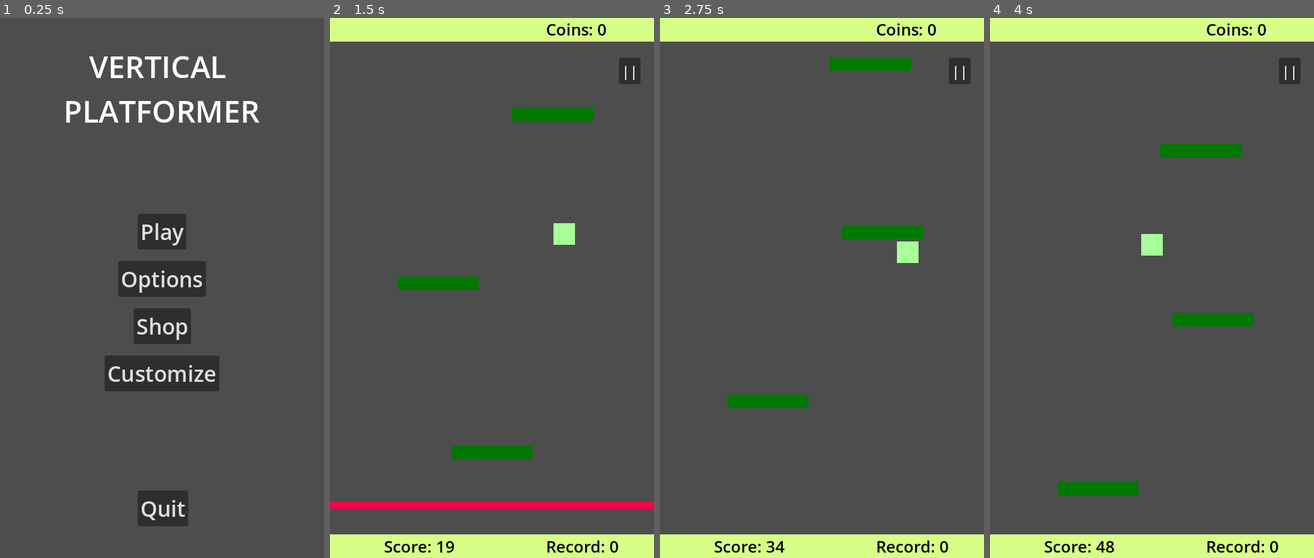
Above: before the commit, frames 1-4 (left to right).
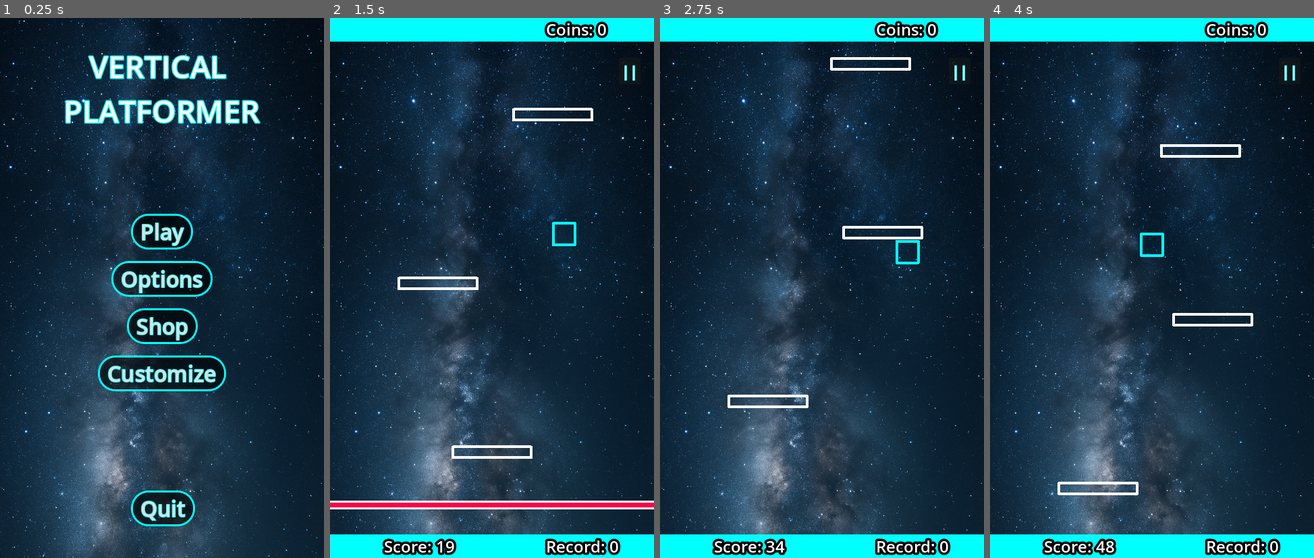
Above: after the commit, the same moments.

Repository: AlessandroDarie/VerticalPlatformer
Game: Godot game, scene res://main_menu.tscn
Same seed, same stepped clock (60 frames per second), same inputs: the game is played once before the commit and once after it.
Inputs (mouse positions are in pixels of both pictures, inside the frame that each line leads up to):
- Up to frame 1 (0.25 s): no input
- Up to frame 2 (1.5 s): click "Play" at 0.5 s; move the mouse to (563, 261) at 1.27 s; hold Right (ui_right) from 1.28 s (still down); click (563, 261) at 1.42 s
- Up to frame 3 (2.75 s): keep holding Right (ui_right); move the mouse to (757, 315) at 2.02 s
- Up to frame 4 (4 s): move the mouse to (1184, 169) at 2.77 s; release Right (ui_right) at 2.78 s; hold Left (ui_left) 2.78-3.53 s; move the mouse to (1135, 396) at 3.52 s; hold Right (ui_right) from 3.53 s (still down); click (1135, 396) at 3.67 s

The runs differ from the first frame. In frame 1, 97% of the frame differs, in the area x 0-100%, y 0-100%; in frame 2, 98%; in frame 3, 99%; in frame 4, 99%.

Commit message:
Miglioramento estetico UI: restyle pulsanti con effetto neon, ottimizzazione visuale GameOver e Score. Piattaforme e player resi più moderni.

Diff:
--- a/BasePlatform.tscn
+++ b/BasePlatform.tscn
@@ -4,8 +4,10 @@
 size = Vector2(480, 30)
 
 [node name="BasePlatform" type="StaticBody2D"]
+visible = false
 
 [node name="ColorRect" type="ColorRect" parent="."]
+visible = false
 offset_left = -240.0
 offset_top = -15.0
 offset_right = 240.0
@@ -13,4 +15,5 @@
 color = Color(0.209441, 0.622013, 0.422647, 1)
 
 [node name="CollisionShape2D" type="CollisionShape2D" parent="."]
+visible = false
 shape = SubResource("RectangleShape2D_l6tcx")
--- a/PlatformSpawner.gd
+++ b/PlatformSpawner.gd
@@ -27,6 +27,8 @@
 	var base_width = 120.0
 
 	if shrink_factor > 0:
+		var new_width = base_width * (1.0 - shrink_factor)
+
 		if new_platform.has_node("ColorRect"):
 			var color_rect = new_platform.get_node("ColorRect")
 			color_rect.size.x = base_width * (1.0 - shrink_factor)
@@ -37,6 +39,17 @@
 			if collision.shape is RectangleShape2D:
 				var rect_shape = collision.shape
 				rect_shape.size.x = base_width * (1.0 - shrink_factor)
+
+		if new_platform.has_node("Line2D"):
+			var line = new_platform.get_node("Line2D")
+			line.points = [
+				Vector2(-new_width/2, -8),
+				Vector2(new_width/2, -8),
+				Vector2(new_width/2, 8),
+				Vector2(-new_width/2, 8),
+				Vector2(-new_width/2, -8),
+				Vector2(new_width/2, -8)
+			]
 
 	spawn_coin(y_position)
 
--- a/laser.tscn
+++ b/laser.tscn
@@ -13,6 +13,14 @@
 offset_bottom = 10.0
 color = Color(0.988614, 0, 0.283843, 1)
 
+[node name="LaserTop" type="Line2D" parent="."]
+points = PackedVector2Array(0, 0, 480, 0)
+width = 3.0
+
+[node name="LaserBottom" type="Line2D" parent="."]
+points = PackedVector2Array(0, 10, 480, 10)
+width = 3.0
+
 [node name="Area2D" type="Area2D" parent="."]
 
 [node name="CollisionShape2D" type="CollisionShape2D" parent="Area2D"]
--- a/main.tscn
+++ b/main.tscn
@@ -10,6 +10,91 @@
 [ext_resource type="PackedScene" uid="uid://b7k2hnvmdsqu" path="res://BasePlatform.tscn" id="5_lquwl"]
 [ext_resource type="Script" uid="uid://daa2yw6bsmv01" path="res://GameOverUI.gd" id="6_7mycd"]
 [ext_resource type="Script" uid="uid://dxxk5npo78jqx" path="res://ScoreUI.gd" id="8_5vw27"]
+[ext_resource type="Texture2D" uid="uid://wo5whln2yknq" path="res://assets/background/background3.png" id="11_efxa6"]
+
+[sub_resource type="StyleBoxFlat" id="StyleBoxFlat_efxa6"]
+bg_color = Color(0, 0, 0, 0.521569)
+border_width_left = 6
+border_width_top = 6
+border_width_right = 6
+border_width_bottom = 6
+border_color = Color(0, 1, 1, 1)
+corner_radius_top_left = 25
+corner_radius_top_right = 25
+corner_radius_bottom_right = 25
+corner_radius_bottom_left = 25
+expand_margin_left = 10.0
+expand_margin_right = 10.0
+
+[sub_resource type="StyleBoxFlat" id="StyleBoxFlat_dg77c"]
+bg_color = Color(0, 0, 0, 0.521569)
+border_width_left = 6
+border_width_top = 6
+border_width_right = 6
+border_width_bottom = 6
+border_color = Color(0, 1, 1, 1)
+corner_radius_top_left = 25
+corner_radius_top_right = 25
+corner_radius_bottom_right = 25
+corner_radius_bottom_left = 25
+expand_margin_left = 10.0
+expand_margin_right = 10.0
+
+[sub_resource type="StyleBoxFlat" id="StyleBoxFlat_ycdy4"]
+bg_color = Color(0, 0, 0, 0.6)
+border_width_left = 6
+border_width_top = 6
+border_width_right = 6
+border_width_bottom = 6
+border_color = Color(0, 1, 1, 1)
+corner_radius_top_left = 25
+corner_radius_top_right = 25
+corner_radius_bottom_right = 25
+corner_radius_bottom_left = 25
+expand_margin_left = 10.0
+expand_margin_right = 10.0
+
+[sub_resource type="StyleBoxFlat" id="StyleBoxFlat_w48qg"]
+bg_color = Color(0, 0, 0, 0.6)
+border_width_left = 6
+border_width_top = 6
+border_width_right = 6
+border_width_bottom = 6
+border_color = Color(0, 1, 1, 1)
+corner_radius_top_left = 25
+corner_radius_top_right = 25
+corner_radius_bottom_right = 25
+corner_radius_bottom_left = 25
+expand_margin_left = 10.0
+expand_margin_right = 10.0
+
+[sub_resource type="StyleBoxFlat" id="StyleBoxFlat_vivmo"]
+bg_color = Color(0, 0, 0, 0.6)
+border_width_left = 6
+border_width_top = 6
+border_width_right = 6
+border_width_bottom = 6
+border_color = Color(0, 1, 1, 1)
+corner_radius_top_left = 25
+corner_radius_top_right = 25
+corner_radius_bottom_right = 25
+corner_radius_bottom_left = 25
+expand_margin_left = 10.0
+expand_margin_right = 10.0
+
+[sub_resource type="StyleBoxFlat" id="StyleBoxFlat_2cqfq"]
+bg_color = Color(0, 0, 0, 0.6)
+border_width_left = 6
+border_width_top = 6
+border_width_right = 6
+border_width_bottom = 6
+border_color = Color(0, 1, 1, 1)
+corner_radius_top_left = 25
+corner_radius_top_right = 25
+corner_radius_bottom_right = 25
+corner_radius_bottom_left = 25
+expand_margin_left = 10.0
+expand_margin_right = 10.0
 
 [sub_resource type="RectangleShape2D" id="RectangleShape2D_7dm0k"]
 size = Vector2(32, 32)
@@ -29,6 +114,9 @@
 offset_right = 130.0
 offset_bottom = 137.0
 grow_horizontal = 2
+theme_override_colors/font_color = Color(1, 1, 1, 1)
+theme_override_colors/font_outline_color = Color(1, 0, 0, 1)
+theme_override_constants/outline_size = 10
 theme_override_font_sizes/font_size = 48
 text = "Game Over"
 horizontal_alignment = 1
@@ -45,7 +133,11 @@
 offset_bottom = -60.0
 grow_horizontal = 2
 grow_vertical = 0
-theme_override_font_sizes/font_size = 32
+theme_override_colors/font_hover_color = Color(0, 0, 0, 1)
+theme_override_colors/font_outline_color = Color(0, 1, 1, 1)
+theme_override_constants/outline_size = 4
+theme_override_font_sizes/font_size = 32
+theme_override_styles/normal = SubResource("StyleBoxFlat_efxa6")
 text = "Restart"
 
 [node name="Button (Menu)" type="Button" parent="GameOverUI"]
@@ -60,7 +152,11 @@
 offset_bottom = -60.0
 grow_horizontal = 2
 grow_vertical = 0
-theme_override_font_sizes/font_size = 32
+theme_override_colors/font_hover_color = Color(0, 0, 0, 1)
+theme_override_colors/font_outline_color = Color(0, 1, 1, 1)
+theme_override_constants/outline_size = 4
+theme_override_font_sizes/font_size = 32
+theme_override_styles/normal = SubResource("StyleBoxFlat_dg77c")
 text = "Menu"
 
 [node name="PauseUI" type="CanvasLayer" parent="."]
@@ -76,6 +172,9 @@
 offset_right = 130.0
 offset_bottom = 137.0
 grow_horizontal = 2
+theme_override_colors/font_color = Color(1, 1, 1, 1)
+theme_override_colors/font_outline_color = Color(0, 1, 1, 1)
+theme_override_constants/outline_size = 10
 theme_override_font_sizes/font_size = 48
 text = "Paused"
 horizontal_alignment = 1
@@ -92,7 +191,11 @@
 offset_bottom = -133.0
 grow_horizontal = 2
 grow_vertical = 0
-theme_override_font_sizes/font_size = 32
+theme_override_colors/font_hover_color = Color(0, 0, 0, 1)
+theme_override_colors/font_outline_color = Color(0, 1, 1, 1)
+theme_override_constants/outline_size = 4
+theme_override_font_sizes/font_size = 32
+theme_override_styles/normal = SubResource("StyleBoxFlat_ycdy4")
 text = "Continue"
 
 [node name="Button (Restart)" type="Button" parent="PauseUI"]
@@ -107,7 +210,11 @@
 offset_bottom = -60.0
 grow_horizontal = 2
 grow_vertical = 0
-theme_override_font_sizes/font_size = 32
+theme_override_colors/font_hover_color = Color(0, 0, 0, 1)
+theme_override_colors/font_outline_color = Color(0, 1, 1, 1)
+theme_override_constants/outline_size = 4
+theme_override_font_sizes/font_size = 32
+theme_override_styles/normal = SubResource("StyleBoxFlat_w48qg")
 text = "Restart"
 
 [node name="Button (Options)" type="Button" parent="PauseUI"]
@@ -122,7 +229,10 @@
 offset_bottom = -133.0
 grow_horizontal = 2
 grow_vertical = 0
-theme_override_font_sizes/font_size = 32
+theme_override_colors/font_hover_color = Color(0, 0, 0, 1)
+theme_override_colors/font_outline_color = Color(0, 1, 1, 1)
+theme_override_font_sizes/font_size = 32
+theme_override_styles/normal = SubResource("StyleBoxFlat_vivmo")
 text = "Options"
 
 [node name="Button (Menu)" type="Button" parent="PauseUI"]
@@ -137,7 +247,10 @@
 offset_bottom = -60.0
 grow_horizontal = 2
 grow_vertical = 0
-theme_override_font_sizes/font_size = 32
+theme_override_colors/font_hover_color = Color(0, 0, 0, 1)
+theme_override_colors/font_outline_color = Color(0, 1, 1, 1)
+theme_override_font_sizes/font_size = 32
+theme_override_styles/normal = SubResource("StyleBoxFlat_2cqfq")
 text = "Menu"
 
 [node name="ScoreUI" type="CanvasLayer" parent="."]
@@ -149,7 +262,7 @@
 anchor_right = 1.0
 offset_bottom = 35.0
 grow_horizontal = 2
-color = Color(0.840879, 1, 0.5297, 1)
+color = Color(0, 1, 1, 1)
 
 [node name="BottomBar" type="ColorRect" parent="ScoreUI"]
 anchors_preset = 12
@@ -159,7 +272,7 @@
 offset_top = -35.0
 grow_horizontal = 2
 grow_vertical = 0
-color = Color(0.840879, 1, 0.5297, 1)
+color = Color(0, 1, 1, 1)
 
 [node name="Label" type="Label" parent="ScoreUI"]
 anchors_preset = 2
@@ -169,7 +282,9 @@
 offset_top = -34.0
 offset_right = 223.0
 grow_vertical = 0
-theme_override_colors/font_color = Color(0, 0, 0, 1)
+theme_override_colors/font_color = Color(1, 1, 1, 1)
+theme_override_colors/font_outline_color = Color(0, 0, 0, 1)
+theme_override_constants/outline_size = 14
 theme_override_font_sizes/font_size = 24
 text = "Score: 0"
 
@@ -184,7 +299,9 @@
 offset_right = -52.0
 grow_horizontal = 0
 grow_vertical = 0
-theme_override_colors/font_color = Color(0, 0, 0, 1)
+theme_override_colors/font_color = Color(1, 1, 1, 1)
+theme_override_colors/font_outline_color = Color(0, 0, 0, 1)
+theme_override_constants/outline_size = 14
 theme_override_font_sizes/font_size = 24
 text = "Record: 0"
 
@@ -192,7 +309,9 @@
 offset_left = 80.0
 offset_right = 170.0
 offset_bottom = 34.0
-theme_override_colors/font_color = Color(0, 0, 0, 1)
+theme_override_colors/font_color = Color(1, 1, 1, 1)
+theme_override_colors/font_outline_color = Color(0, 0, 0, 1)
+theme_override_constants/outline_size = 14
 theme_override_font_sizes/font_size = 24
 
 [node name="CoinsTotalLabel" type="Label" parent="ScoreUI"]
@@ -203,7 +322,9 @@
 offset_right = -6.0
 offset_bottom = 34.0
 grow_horizontal = 0
-theme_override_colors/font_color = Color(0, 0, 0, 1)
+theme_override_colors/font_color = Color(1, 1, 1, 1)
+theme_override_colors/font_outline_color = Color(0, 0, 0, 1)
+theme_override_constants/outline_size = 14
 theme_override_font_sizes/font_size = 24
 text = "Coins: 0"
 
@@ -216,6 +337,9 @@
 offset_right = -20.0
 offset_bottom = 98.0
 grow_horizontal = 0
+theme_override_colors/font_hover_color = Color(0, 1, 1, 1)
+theme_override_colors/font_outline_color = Color(0, 1, 1, 1)
+theme_override_constants/outline_size = 4
 theme_override_font_sizes/font_size = 22
 text = "||"
 
@@ -223,12 +347,20 @@
 script = ExtResource("1_0xm2m")
 
 [node name="ColorRect" type="ColorRect" parent="Player"]
+visible = false
 offset_left = -16.0
 offset_top = -16.0
 offset_right = 16.0
 offset_bottom = 16.0
 color = Color(0.660419, 1, 0.598604, 1)
 
+[node name="Line2D" type="Line2D" parent="Player"]
+points = PackedVector2Array(-16, -16, 16, -16, 16, 16, -16, 16, -16, -16, 16, -16)
+width = 4.0
+default_color = Color(0, 1, 1, 1)
+joint_mode = 2
+antialiased = true
+
 [node name="CollisionShape2D" type="CollisionShape2D" parent="Player"]
 shape = SubResource("RectangleShape2D_7dm0k")
 
@@ -257,6 +389,14 @@
 [node name="Laser" parent="." instance=ExtResource("5_7mycd")]
 position = Vector2(-240, 265)
 player = NodePath("../Player")
+
+[node name="CanvasLayer" type="CanvasLayer" parent="."]
+layer = -100
+
+[node name="Sprite2D" type="Sprite2D" parent="CanvasLayer"]
+position = Vector2(233, 407)
+scale = Vector2(0.55, 0.55)
+texture = ExtResource("11_efxa6")
 
 [connection signal="pressed" from="GameOverUI/Button (Restart)" to="GameOverUI" method="_on_button_restart_pressed"]
 [connection signal="pressed" from="GameOverUI/Button (Menu)" to="GameOverUI" method="_on_button_menu_pressed"]
--- a/main_menu.tscn
+++ b/main_menu.tscn
@@ -1,6 +1,77 @@
-[gd_scene load_steps=2 format=3 uid="uid://da6bc35fhymlu"]
+[gd_scene load_steps=8 format=3 uid="uid://da6bc35fhymlu"]
 
 [ext_resource type="Script" uid="uid://02sccbvhnjhh" path="res://MainMenu.gd" id="1_06t4h"]
+[ext_resource type="Texture2D" uid="uid://wo5whln2yknq" path="res://assets/background/background3.png" id="2_7vrkn"]
+
+[sub_resource type="StyleBoxFlat" id="StyleBoxFlat_7vrkn"]
+bg_color = Color(0, 0, 0, 0.6)
+border_width_left = 3
+border_width_top = 3
+border_width_right = 3
+border_width_bottom = 3
+border_color = Color(0, 1, 1, 1)
+corner_radius_top_left = 25
+corner_radius_top_right = 25
+corner_radius_bottom_right = 25
+corner_radius_bottom_left = 25
+expand_margin_left = 10.0
+expand_margin_right = 10.0
+
+[sub_resource type="StyleBoxFlat" id="StyleBoxFlat_fu7sn"]
+bg_color = Color(0, 0, 0, 0.6)
+border_width_left = 3
+border_width_top = 3
+border_width_right = 3
+border_width_bottom = 3
+border_color = Color(0, 1, 1, 1)
+corner_radius_top_left = 25
+corner_radius_top_right = 25
+corner_radius_bottom_right = 25
+corner_radius_bottom_left = 25
+expand_margin_left = 10.0
+expand_margin_right = 10.0
+
+[sub_resource type="StyleBoxFlat" id="StyleBoxFlat_jix8l"]
+bg_color = Color(0, 0, 0, 0.6)
+border_width_left = 3
+border_width_top = 3
+border_width_right = 3
+border_width_bottom = 3
+border_color = Color(0, 1, 1, 1)
+corner_radius_top_left = 25
+corner_radius_top_right = 25
+corner_radius_bottom_right = 25
+corner_radius_bottom_left = 25
+expand_margin_left = 10.0
+expand_margin_right = 10.0
+
+[sub_resource type="StyleBoxFlat" id="StyleBoxFlat_glbon"]
+bg_color = Color(0, 0, 0, 0.6)
+border_width_left = 3
+border_width_top = 3
+border_width_right = 3
+border_width_bottom = 3
+border_color = Color(0, 1, 1, 1)
+corner_radius_top_left = 25
+corner_radius_top_right = 25
+corner_radius_bottom_right = 25
+corner_radius_bottom_left = 25
+expand_margin_left = 10.0
+expand_margin_right = 10.0
+
+[sub_resource type="StyleBoxFlat" id="StyleBoxFlat_nlkkf"]
+bg_color = Color(0, 0, 0, 0.6)
+border_width_left = 3
+border_width_top = 3
+border_width_right = 3
+border_width_bottom = 3
+border_color = Color(0, 1, 1, 1)
+corner_radius_top_left = 25
+corner_radius_top_right = 25
+corner_radius_bottom_right = 25
+corner_radius_bottom_left = 25
+expand_margin_left = 10.0
+expand_margin_right = 10.0
 
 [node name="MainMenu" type="Control"]
 layout_mode = 3
@@ -15,6 +86,9 @@
 offset_top = 40.0
 offset_right = 420.0
 offset_bottom = 85.0
+theme_override_colors/font_color = Color(1, 1, 1, 1)
+theme_override_colors/font_outline_color = Color(0, 1, 1, 1)
+theme_override_constants/outline_size = 6
 theme_override_font_sizes/font_size = 45
 text = "VERTICAL
 PLATFORMER"
@@ -26,7 +100,11 @@
 offset_top = 290.0
 offset_right = 276.0
 offset_bottom = 343.0
+theme_override_colors/font_hover_color = Color(0, 0, 0, 1)
+theme_override_colors/font_outline_color = Color(0, 1, 1, 1)
+theme_override_constants/outline_size = 4
 theme_override_font_sizes/font_size = 32
+theme_override_styles/normal = SubResource("StyleBoxFlat_7vrkn")
 text = "Play"
 
 [node name="Button _Options" type="Button" parent="."]
@@ -35,7 +113,11 @@
 offset_top = 360.0
 offset_right = 305.0
 offset_bottom = 413.0
+theme_override_colors/font_hover_color = Color(0, 0, 0, 1)
+theme_override_colors/font_outline_color = Color(0, 1, 1, 1)
+theme_override_constants/outline_size = 4
 theme_override_font_sizes/font_size = 32
+theme_override_styles/normal = SubResource("StyleBoxFlat_fu7sn")
 text = "Options"
 
 [node name="Button _Shop" type="Button" parent="."]
@@ -44,7 +126,11 @@
 offset_top = 430.0
 offset_right = 282.5
 offset_bottom = 483.0
+theme_override_colors/font_hover_color = Color(0, 0, 0, 1)
+theme_override_colors/font_outline_color = Color(0, 1, 1, 1)
+theme_override_constants/outline_size = 4
 theme_override_font_sizes/font_size = 32
+theme_override_styles/normal = SubResource("StyleBoxFlat_jix8l")
 text = "Shop
 "
 
@@ -54,7 +140,11 @@
 offset_top = 500.0
 offset_right = 325.0
 offset_bottom = 553.0
+theme_override_colors/font_hover_color = Color(0, 0, 0, 1)
+theme_override_colors/font_outline_color = Color(0, 1, 1, 1)
+theme_override_constants/outline_size = 4
 theme_override_font_sizes/font_size = 32
+theme_override_styles/normal = SubResource("StyleBoxFlat_glbon")
 text = "Customize"
 
 [node name="Button _Quit" type="Button" parent="."]
@@ -63,9 +153,21 @@
 offset_top = 700.0
 offset_right = 279.0
 offset_bottom = 753.0
+theme_override_colors/font_hover_color = Color(0, 0, 0, 1)
+theme_override_colors/font_outline_color = Color(0, 1, 1, 1)
+theme_override_constants/outline_size = 4
 theme_override_font_sizes/font_size = 32
+theme_override_styles/normal = SubResource("StyleBoxFlat_nlkkf")
 text = "Quit
 "
 
+[node name="CanvasLayer" type="CanvasLayer" parent="."]
+layer = -100
+
+[node name="Sprite2D" type="Sprite2D" parent="CanvasLayer"]
+position = Vector2(233, 407)
+scale = Vector2(0.55, 0.55)
+texture = ExtResource("2_7vrkn")
+
 [connection signal="pressed" from="Button _Play" to="." method="_on_button_pressed"]
 [connection signal="pressed" from="Button _Quit" to="." method="_on_button__quit_pressed"]
--- a/platform.tscn
+++ b/platform.tscn
@@ -12,11 +12,18 @@
 script = ExtResource("1_mi635")
 
 [node name="ColorRect" type="ColorRect" parent="."]
+visible = false
 offset_left = -60.0
 offset_top = -10.0
 offset_right = 60.0
 offset_bottom = 10.0
 color = Color(0, 0.47189, 0.00442813, 1)
+
+[node name="Line2D" type="Line2D" parent="."]
+points = PackedVector2Array(-58, -8, 58, -8, 58, 8, -58, 8, -58, -8, 58, -8)
+width = 4.0
+joint_mode = 2
+antialiased = true
 
 [node name="CollisionShape2D" type="CollisionShape2D" parent="."]
 shape = SubResource("RectangleShape2D_5ajho")
Binary file added: assets/background/background.png
Not shown, added: assets/background/background.png.import
Binary file added: assets/background/background2.png
Not shown, added: assets/background/background2.png.import
Binary file added: assets/background/background3.png
Not shown, added: assets/background/background3.png.import
Binary file added: assets/player/Player2.png
Not shown, added: assets/player/Player2.png.import
Binary file added: assets/player/player 3.png
Not shown, added: assets/player/player 3.png.import
Binary file added: assets/player/player.png
Not shown, added: assets/player/player.png.import
(and 3 more such lines)
